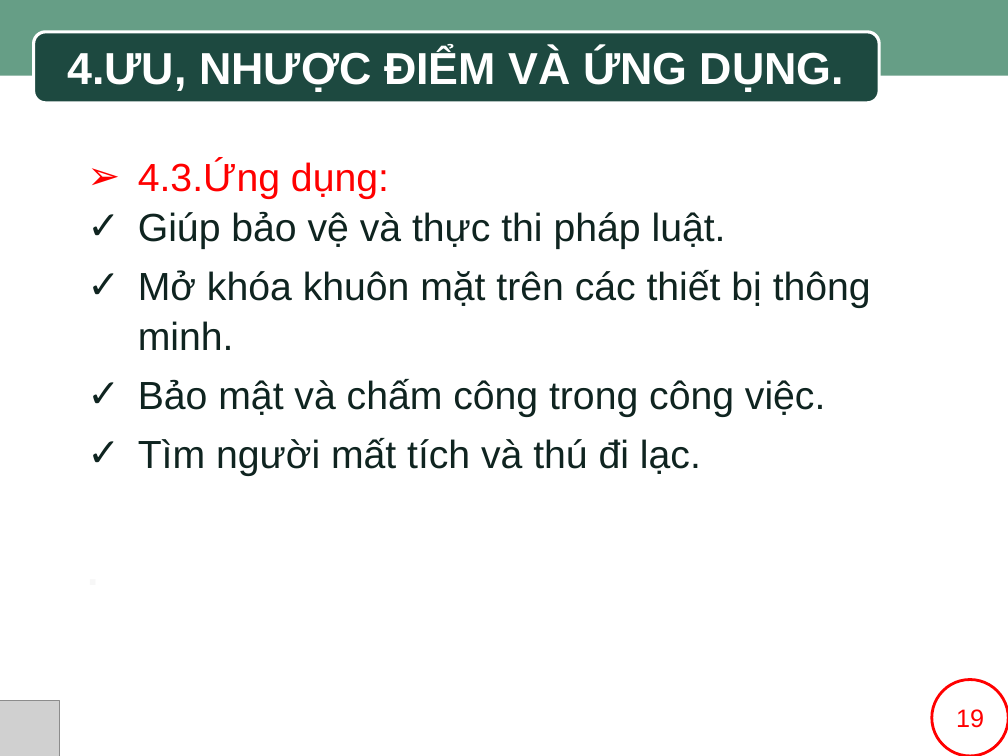
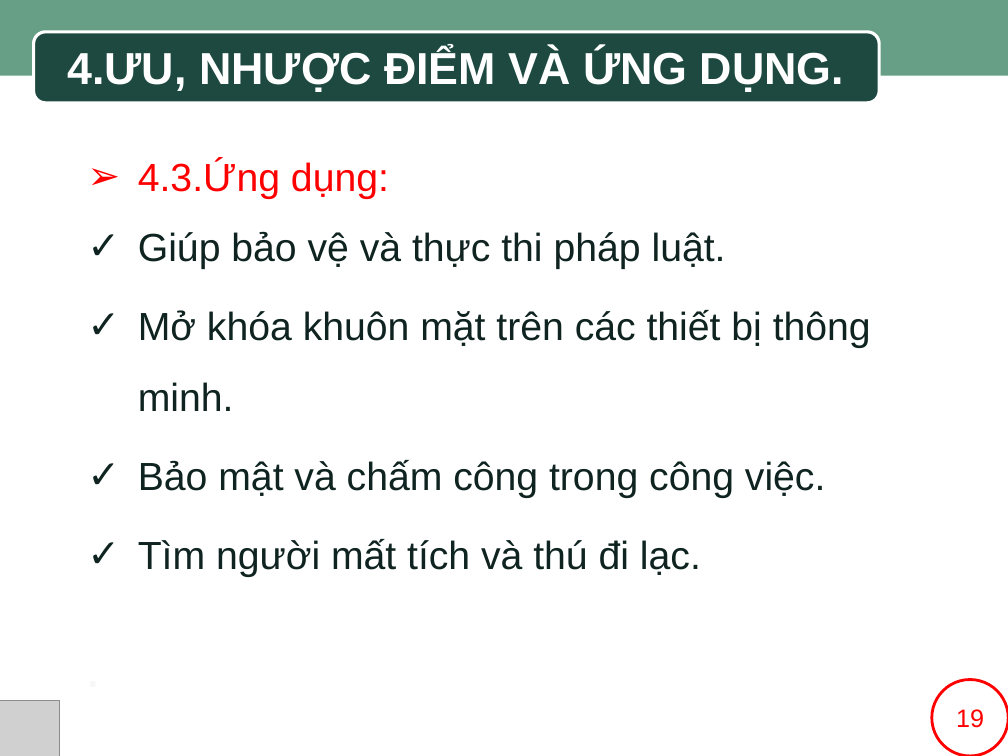
Before and after one commit to SaintLaurentxTran/hutech-23dthd4-nhom7, a slide deck: slide 19 of BÀI THUYẾT TRÌNH MẪU.pptx. Drawn at 1008x756 pixels with LibreOffice and Linux fonts; fonts in the diff are those of the drawing; grey boxes stand for pictures; background and template pictures are left out. Boxes give left, top, right and bottom in pixels: in the first picture for what was removed or moved away, otherwise in the second. Text is boxed around its words. In the diff, an @@ line names an element or a change of style, - is before the commit and + after.

Commit message:
sửa nd phần 4

```diff
--- a/BÀI THUYẾT TRÌNH MẪU.pptx
+++ b/BÀI THUYẾT TRÌNH MẪU.pptx
@@ text at (x1=138, y1=231, x2=871, y2=577): line spacing 1.07 to 1.5 @@
```
Also in this commit, not shown: 2 other slides changed.
